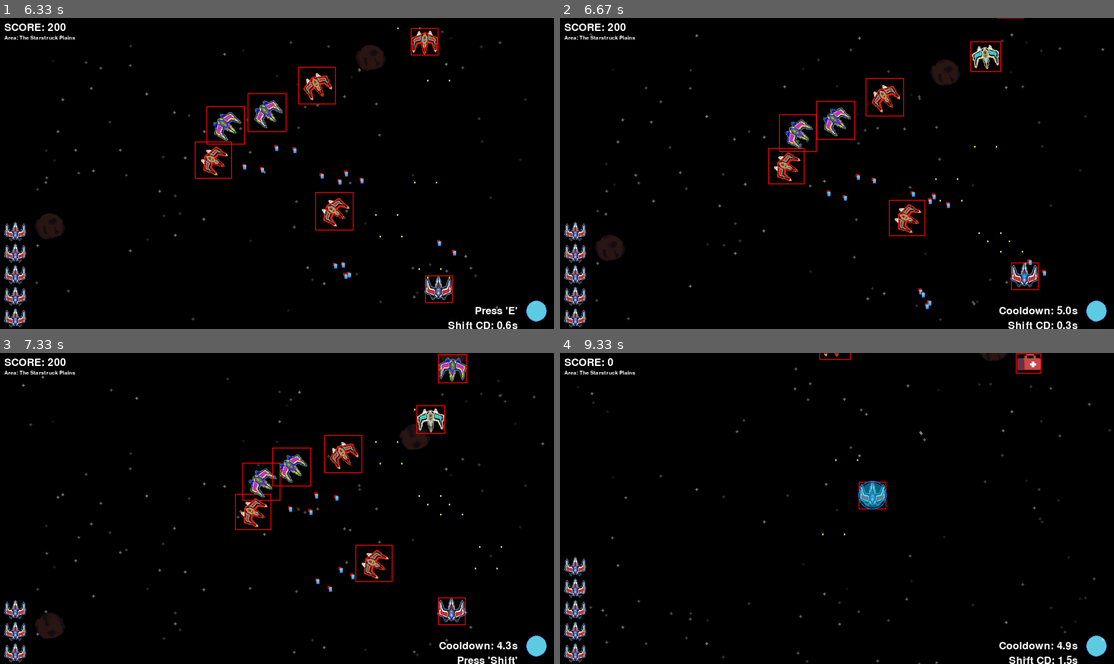
Above: before the commit, frames 1-4 (two rows, left to right).
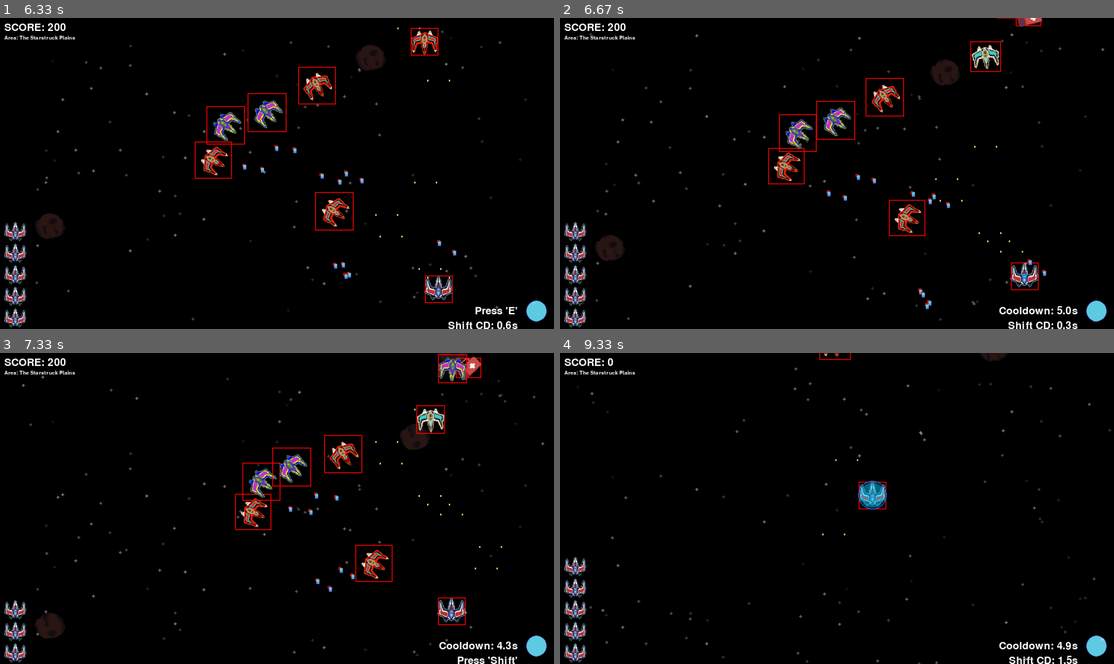
Above: after the commit, the same moments.

Repository: woelffer/gamedemo
Game: pygame game, started from pygamedemo.py
Two runs of this game, one before a commit and one after it. Both use one fixed random seed, a clock stepped at 60 frames per second and the inputs below.
Inputs:
- Up to frame 1 (6.33 s): tap Enter at 0.33 s; tap Space at 0.67, 1.07, 1.37, 1.57, 1.9, 2.2, 2.4, 2.7, 2.97, 3.3, 3.6, 3.73, 4.13, 4.43, 4.8, 5.2, 5.5, 5.7, 6, 6.2 s; hold D 1-1.47 s; tap E at 1.15, 2.48, 3.82, 5.28 s; hold W 1.5-1.8 s; hold D 1.83-2.3 s; tap Shift at 1.98, 3.38, 4.88, 6.28 s; hold A 2.33-2.87 s; hold S 2.9-3.2 s; hold A 3.23-3.63 s; hold W 3.67-4.03 s; hold D 4.07-4.7 s; hold S 4.73-5.1 s; hold A 5.13-5.6 s; hold D 5.63-6.1 s; hold W from 6.13 s (still down)
- Up to frame 2 (6.67 s): release W at 6.43 s; hold D from 6.47 s (still down); tap Space at 6.53 s; tap E at 6.62 s
- Up to frame 3 (7.33 s): tap Space at 6.83, 7.03 s; release D at 6.93 s; hold A from 6.97 s (still down)
- Up to frame 4 (9.33 s): tap Space at 7.33, 7.6, 7.93, 8.23, 8.7, 9.1 s; release A at 7.5 s; hold S 7.53-7.83 s; tap Shift at 7.68, 8.78 s; hold A 7.87-8.27 s; tap E at 8.02, 9.18 s; tap Enter at 8.3 s; hold W 8.63-9 s; hold D from 9.03 s (still down)

Frame 1 is identical in both runs. In frame 2, 0.1% of the frame differs, in the area x 82-88%, y 0-3%; in frame 3, 0.2%; in frame 4, 0.3%, in the area x 82-87%, y 0-7%.

Commit message:
Health items now rotate

Diff:
--- a/Item.py
+++ b/Item.py
@@ -15,6 +15,7 @@
         self.frame_counter = 0
         self.rect = pygame.Rect(self.x, self.y, FRAME_WIDTH, FRAME_HEIGHT)
         self.speed = random.randint(100, 200)
+        self.rotation_angle = 0
 
     def load_frames(self, path):
         with open(path) as f:
@@ -38,10 +39,19 @@
 
         self.y += self.speed * dt
 
+        self.rotation_angle += 90 * dt  # Rotate 90 degrees per second
+        if self.rotation_angle >= 360:
+            self.rotation_angle = 0
+
         #Get the current frame's bounding rect
         current_frame = self.hover_frames[self.frame_index]
         self.rect = pygame.Rect(self.x, self.y, current_frame.get_width(), current_frame.get_height())
 
     def draw(self, screen):
-        screen.blit(self.hover_frames[self.frame_index], (self.x, self.y))
-        pygame.draw.rect(screen, (255,0,0,127), self.rect, 2) #Draws the item collision box for troubleshooting
+        #screen.blit(self.hover_frames[self.frame_index], (self.x, self.y))
+        #pygame.draw.rect(screen, (255,0,0,127), self.rect, 2) #Draws the item collision box for troubleshooting
+        current_frame = self.hover_frames[self.frame_index]
+        rotated_frame = pygame.transform.rotate(current_frame, self.rotation_angle)
+        new_rect = rotated_frame.get_rect(center=current_frame.get_rect(topleft=(self.x, self.y)).center)
+        pygame.draw.rect(screen, (255,0,0,127), self.rect, 2)
+        screen.blit(rotated_frame, new_rect.topleft)
--- a/Levels.py
+++ b/Levels.py
@@ -52,7 +52,7 @@
             self.clock.tick(60)
 
 
-    def EndScreen(self, player_model, lives_model, bullets, enemies,enemy_bullets, time_since_last_spawn, time_since_last_shot, hud, asteroids):
+    def EndScreen(self, player_model, lives_model, bullets, enemies,enemy_bullets, time_since_last_spawn, time_since_last_shot, hud, asteroids, healths):
 
         #Load quotes from JSON file
         with open('assets/quotes.json') as f:
@@ -82,6 +82,7 @@
                         enemy_bullets.clear()
                         enemies.clear()
                         asteroids.clear()
+                        healths.clear()
                         game_over = False
                         # Reset time variables
                         self.time_since_last_spawn = 0
--- a/pygamedemo.py
+++ b/pygamedemo.py
@@ -83,7 +83,7 @@
     return health
 health = spawn_health()
 healths = []
-HEALTH_SPAWN_INTERVAL = 4.0
+HEALTH_SPAWN_INTERVAL = 3.0
 time_since_last_health_spawn = 0
 health_to_remove = []
 
@@ -461,7 +461,7 @@
 
 
     if player_model.lives <= 0:
-        level.EndScreen(player_model, lives_model, bullets, enemies, enemy_bullets, time_since_last_spawn, time_since_last_shot, HUD_model, asteroids)
+        level.EndScreen(player_model, lives_model, bullets, enemies, enemy_bullets, time_since_last_spawn, time_since_last_shot, HUD_model, asteroids, healths)
         reset_music() #Ensure music is reset on game restart
         # Optionally break out of the loop after game over handling
         #running = False
